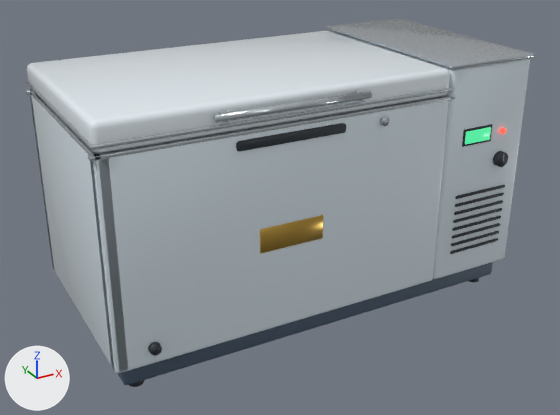
An edit to the Blender file blender/freezer.blend, drawn before and after from the same camera.
Before and after are seen from a 50 mm camera at (-1.23, -2.222, 1.442) aimed at (-0.029, -0.038, 0.35). Arrows for +X, +Y and +Z are at lower left; the lights stay in place. The first picture is the older version.

Script lines for the objects in view, before the commit:
```python
me_freezerbody = bpy.data.meshes.new('FreezerBody')
me_freezerbody.from_pydata(...)  # 1702 vertices, 1856 faces; spans x -0.76..0.75, y -0.39..0.38, z 0.0..0.87
me_freezerbody.materials.append(mat_fzplinth)  # dark blue #46576a
me_freezerbody.materials.append(mat_fzdark)  # dark grey #2a3138
me_freezerbody.materials.append(mat_fzenamel)  # white #dce9f1
me_freezerbody.materials.append(mat_fzliner)  # white #eef6fb
me_freezerbody.materials.append(mat_fzfrost)  # white #f8fcff
me_freezerbody.materials.append(mat_fzsteel)  # light grey #cdd5db
me_freezerbody.materials.append(mat_fzlcd)  # black #1c2a24, glowing green #5affb0
me_freezerbody.materials.append(mat_fzlamp)  # red #ff4a3a, glowing red #ff4a3a
me_freezerbody.materials.append(mat_fzplate)  # orange #c8a24a
me_freezerlid = bpy.data.meshes.new('FreezerLid')
me_freezerlid.from_pydata(...)  # 560 vertices, 544 faces; spans x -0.586..0.586, y -0.771..0.011, z 0.0..0.09
# faces by material slot: [150, 284, 6, 104]
me_freezerlid.materials.append(mat_fzlid)  # white #eaf3f9
me_freezerlid.materials.append(mat_fzsteel)  # light grey #cdd5db
me_freezerlid.materials.append(mat_fzliner)  # white #eef6fb
me_freezerlid.materials.append(mat_fzgasket)  # greyish blue #5a646e
ob_freezerbody = bpy.data.objects.new('FreezerBody', me_freezerbody)
ob_freezerbody.parent = ob_freezer
ob_freezerbody.location = (0.0, 0.0, 0.0)
ob_freezerlid = bpy.data.objects.new('FreezerLid', me_freezerlid)
ob_freezerlid.parent = ob_freezer
ob_freezerlid.location = (-0.17, 0.37, 0.77)
```
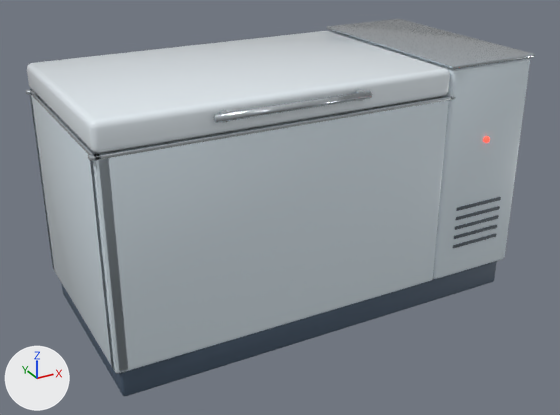
What differs and where, as boxes (x1, y1, x2, y2) in the pictures (560 x 415 px; the box of a moved part takes in the faces that stretch with it):
'FreezerBody', reshaped: before (26, 19, 535, 387); after (26, 19, 535, 396)
'FreezerLid', reshaped: before (25, 31, 454, 153); after (27, 31, 450, 153)
part 1 of me_freezerbody, moved or reshaped: before (451, 231, 499, 246); after (453, 234, 496, 248)
part 2 of me_freezerbody, moved or reshaped: before (452, 216, 501, 231); after (454, 225, 497, 239)
part 3 of me_freezerbody, moved or reshaped: before (453, 208, 502, 223); after (455, 215, 499, 230)
part 4 of me_freezerbody, moved or reshaped: before (454, 200, 503, 215); after (456, 206, 500, 220)
part 5 of me_freezerbody, moved or reshaped: before (455, 192, 504, 207); after (457, 197, 501, 211)
part 6 of me_freezerbody, deleted: before (129, 116, 508, 387)
part 7 of me_freezerbody, moved or reshaped: before (462, 124, 492, 147); after (483, 136, 490, 143)
part 8 of me_freezerbody, moved or reshaped: before (118, 262, 493, 385); after (61, 261, 497, 396)
part 9 of me_freezerlid, deleted: before (25, 80, 454, 150)

The change, as a list of edits to the scene's bpy script:
```text
Change me_freezerbody:
    used by ob_freezerbody; parent = ob_freezer; location = (0.0, 0.0, 0.0)
    remove me_freezerbody.from_pydata(...)  # 1702 vertices, 1856 faces; spans x -0.76..0.75, y -0.39..0.38, z 0.0..0.87
    add me_freezerbody.from_pydata(...)  # 958 vertices, 966 faces; spans x -0.76..0.75, y -0.39..0.38, z 0.0..0.87
    me_freezerbody part 1: the loose piece of 24 vertices spanning x 0.47..0.69, y -0.38..-0.37, z 0.23 is moved by (0.0, 0.0, -0.01), in mat_fzgasket (greyish blue #5a646e)
    me_freezerbody part 2: the loose piece of 24 vertices spanning x 0.47..0.69, y -0.38..-0.37, z 0.28..0.29 is moved by (0.0, 0.0, -0.03), in mat_fzgasket (greyish blue #5a646e)
    me_freezerbody part 3: the loose piece of 24 vertices spanning x 0.47..0.69, y -0.38..-0.37, z 0.31..0.32 is moved by (0.0, 0.0, -0.03), in mat_fzgasket (greyish blue #5a646e)
    me_freezerbody part 4: the loose piece of 24 vertices spanning x 0.47..0.69, y -0.38..-0.37, z 0.34..0.35 is moved by (0.0, 0.0, -0.02), in mat_fzgasket (greyish blue #5a646e)
    me_freezerbody part 5: the loose piece of 24 vertices spanning x 0.47..0.69, y -0.38..-0.37, z 0.38 is moved by (0.0, 0.0, -0.02), in mat_fzgasket (greyish blue #5a646e)
    me_freezerbody part 6: 42 loose pieces with 782 vertices, spanning x -0.69..0.69, y -0.39..0.32, z 0.0..0.76, are deleted
    me_freezerbody part 7: 2 vertices moved within x 0.59, y -0.37, z 0.6; 44 vertices removed from x 0.48..0.6, y -0.38..-0.37, z 0.59..0.65; 82 vertices added at x 0.57..0.59, y -0.39..-0.36, z 0.59..0.61
    me_freezerbody part 8: 52 vertices removed from x -0.72..0.72, y -0.34..0.34, z 0.03..0.1; 52 vertices added at x -0.73..0.73, y -0.35..0.35, z 0.0..0.1
    remove me_freezerbody.materials.append(mat_fzdark)  # dark grey #2a3138
    remove me_freezerbody.materials.append(mat_fzfrost)  # white #f8fcff
    remove me_freezerbody.materials.append(mat_fzlcd)  # black #1c2a24, glowing green #5affb0
    remove me_freezerbody.materials.append(mat_fzplate)  # orange #c8a24a
    add me_freezerbody.materials.append(mat_fzgasket)  # greyish blue #5a646e
Change me_freezerlid:
    used by ob_freezerlid; parent = ob_freezer; location = (-0.17, 0.37, 0.77)
    remove me_freezerlid.from_pydata(...)  # 560 vertices, 544 faces; spans x -0.586..0.586, y -0.771..0.011, z 0.0..0.09
    add me_freezerlid.from_pydata(...)  # 504 vertices, 490 faces; spans x -0.58..0.58, y -0.771..0.011, z 0.0..0.09
    me_freezerlid part 9: the loose piece of 56 vertices spanning x -0.586..0.586, y -0.746..0.006, z 0.019..0.031 is deleted
```
